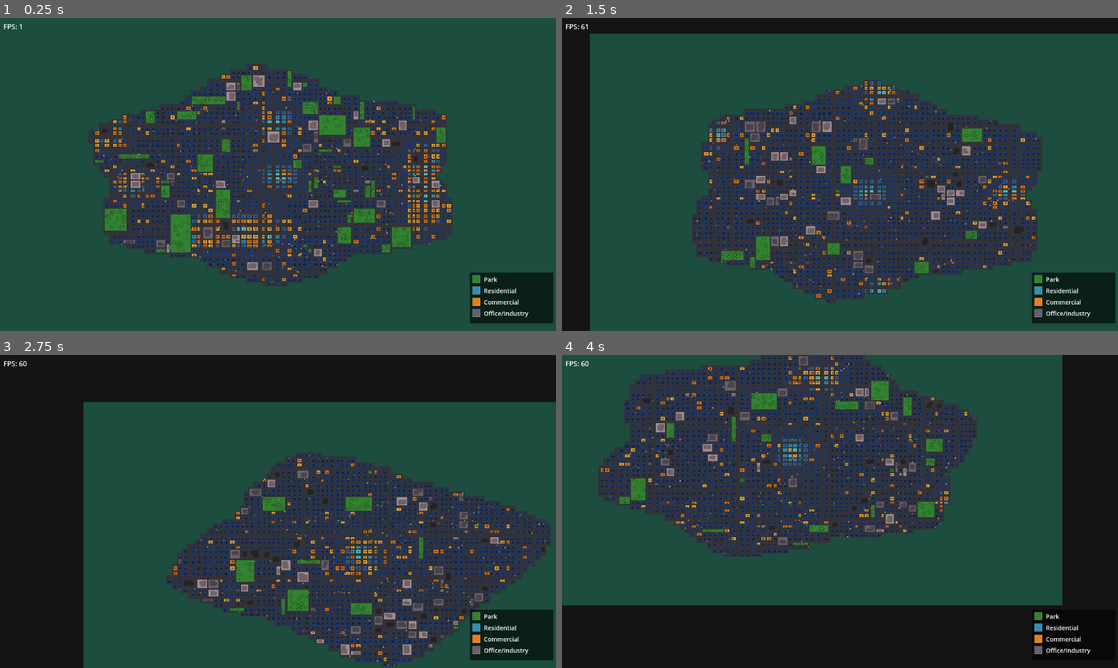
Above: before the commit, frames 1-4 (two rows, left to right).
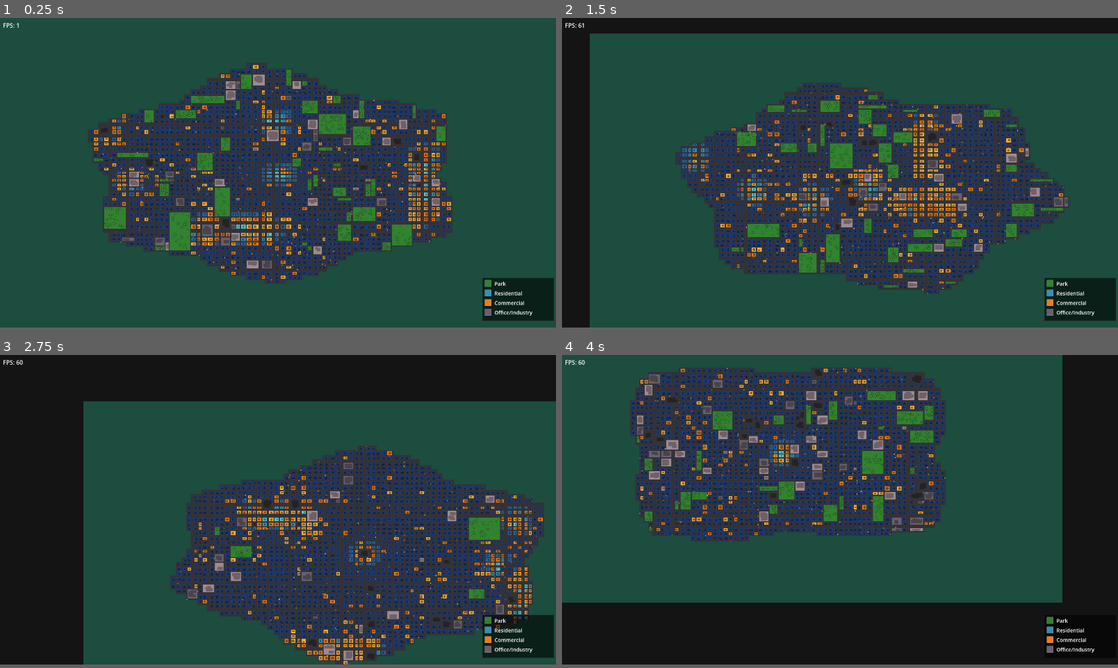
Above: after the commit, the same moments.

Repository: estebanm123/transit
Game: Godot game, scene res://Main.tscn
The game is run twice, just before and just after one commit, with the same random seed, the same clock (stepped at 60 frames per second) and the same inputs.
Inputs (mouse positions are in pixels of both pictures, inside the frame that each line leads up to):
- Up to frame 1 (0.25 s): no input
- Up to frame 2 (1.5 s): tap Enter at 0.5 s; move the mouse to (962, 158) at 0.52 s; tap R at 0.6 s; click (962, 158) at 0.67 s; drag from (728, 190) to (812, 237) at 1.27 s
- Up to frame 3 (2.75 s): move the mouse to (333, 442) at 2.02 s; tap R at 2.1 s; click (333, 442) at 2.17 s
- Up to frame 4 (4 s): drag from (812, 574) to (673, 464) at 2.77 s; move the mouse to (1006, 558) at 3.52 s; tap R at 3.6 s; click (1006, 558) at 3.67 s
In our replay, the window is 800x450 before the commit and 800x445 after it. These sizes can differ from the game's own. Grey fills any space a smaller window leaves; there, only what the larger window draws over its background counts as a difference.

The runs differ from the first frame. In frame 1, 18% of the frame differs, in the area x 0-100%, y 1-98%; in frame 2, 27%, in the area x 0-100%, y 1-100%; in frame 3, 24%; in frame 4, 24%.

Commit message:
Land use scale fixes

Diff:
--- a/City.gd
+++ b/City.gd
@@ -1,7 +1,7 @@
 class_name City extends RefCounted
 
-const MapW: int = 1280
-const MapH: int = 720
+const MapW: int = 1500
+const MapH: int = 836
 const Margin: int = 20
 const Cols: int = 100
 const Rows: int = 60
--- a/Traffic.gd
+++ b/Traffic.gd
@@ -16,12 +16,14 @@
 ]
 
 const PhaseDuration: float = 15.0
+const PhaseArterialDuration: float = 25.0
+const PhaseNonArterialDuration: float = 8.0
 const PhaseNS: int = 0
 const PhaseEW: int = 1
 const StopOffset: float = CarLength * 2.0
 const BrakingDistance: float = 18.0
 
-const ArterialSpeedMultiplier: float = 2.0
+const ArterialSpeedMultiplier: float = 4.0
 
 const ZoneWeights: Dictionary = {
     Zone.Park: 2,
@@ -48,9 +50,17 @@
         for h in range(City.Rows + 1):
             if city.vertStreetWidths[v] >= City.WCollector \
                     and city.horzStreetWidths[h] >= City.WCollector:
+                var isVertArterial: bool = city.vertStreetWidths[v] >= City.WArterial
+                var isHorzArterial: bool = city.horzStreetWidths[h] >= City.WArterial
+                var arterialPhase: int = -1
+                if isVertArterial and not isHorzArterial:
+                    arterialPhase = PhaseNS
+                elif isHorzArterial and not isVertArterial:
+                    arterialPhase = PhaseEW
                 _trafficLights[Vector2i(v, h)] = {
                     "phase": _rng.randi() % 2,
                     "lastChanged": -_rng.randf_range(0.0, PhaseDuration),
+                    "arterialPhase": arterialPhase,
                 }
     _cars.clear()
     _segmentMap.clear()
@@ -272,9 +282,16 @@
 func _isRedForCar(car: Dictionary, key: Vector2i) -> bool:
     var light: Dictionary = _trafficLights[key]
     var elapsed: float = _time - light.lastChanged
-    if elapsed >= PhaseDuration:
+    var phaseDuration: float
+    if light.arterialPhase < 0:
+        phaseDuration = PhaseDuration
+    elif light.phase == light.arterialPhase:
+        phaseDuration = PhaseArterialDuration
+    else:
+        phaseDuration = PhaseNonArterialDuration
+    if elapsed >= phaseDuration:
         light.phase = 1 - light.phase
-        light.lastChanged = _time - fmod(elapsed, PhaseDuration)
+        light.lastChanged = _time - fmod(elapsed, phaseDuration)
     var isEW: bool = (car.toHorzStreet == car.fromHorzStreet)
     return (isEW and light.phase == PhaseNS) or (not isEW and light.phase == PhaseEW)
 
--- a/project.godot
+++ b/project.godot
@@ -25,8 +25,8 @@
 
 [display]
 
-window/size/viewport_width=1280
-window/size/viewport_height=720
+window/size/viewport_width=1500
+window/size/viewport_height=836
 
 [rendering]
 
